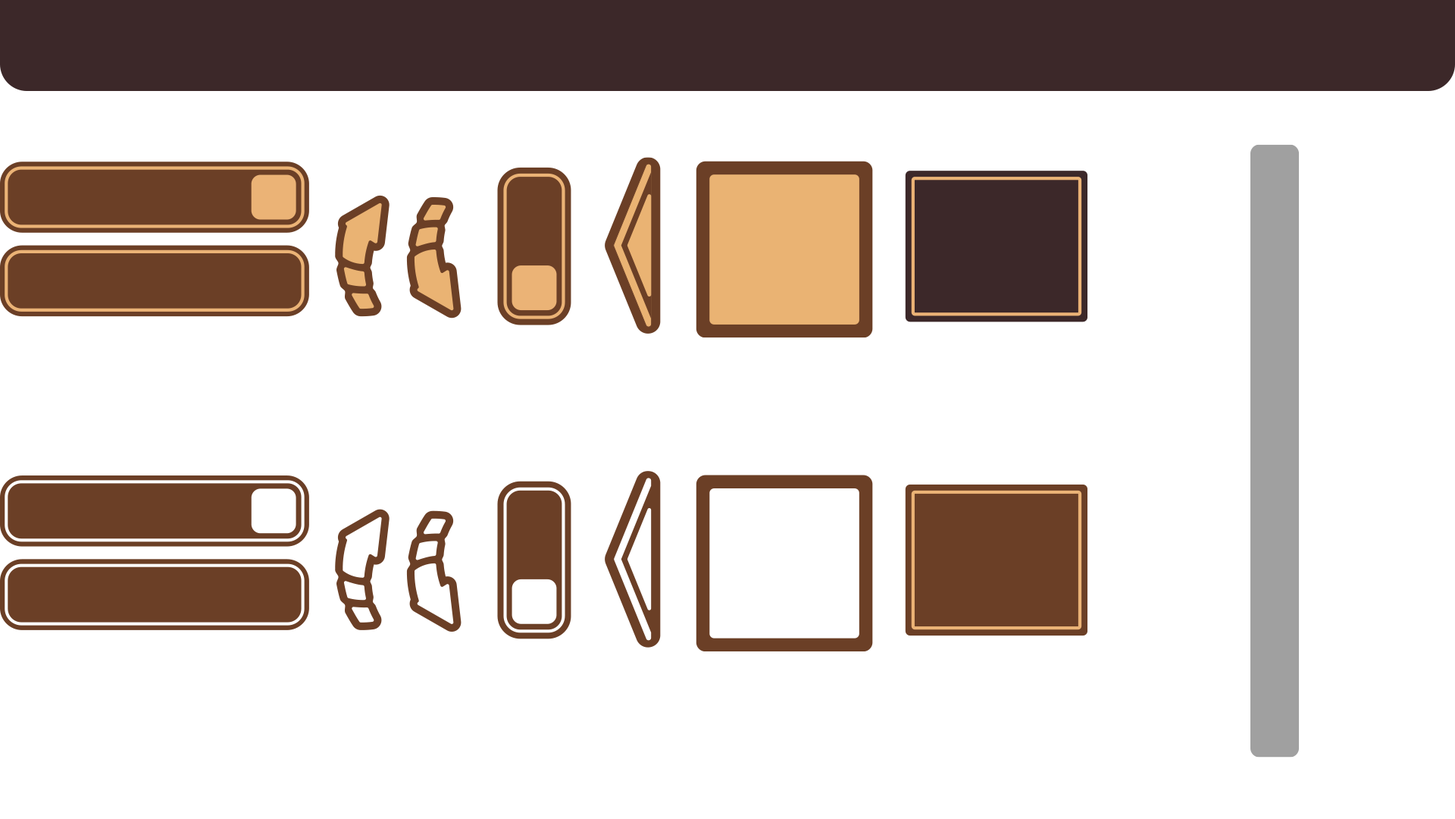
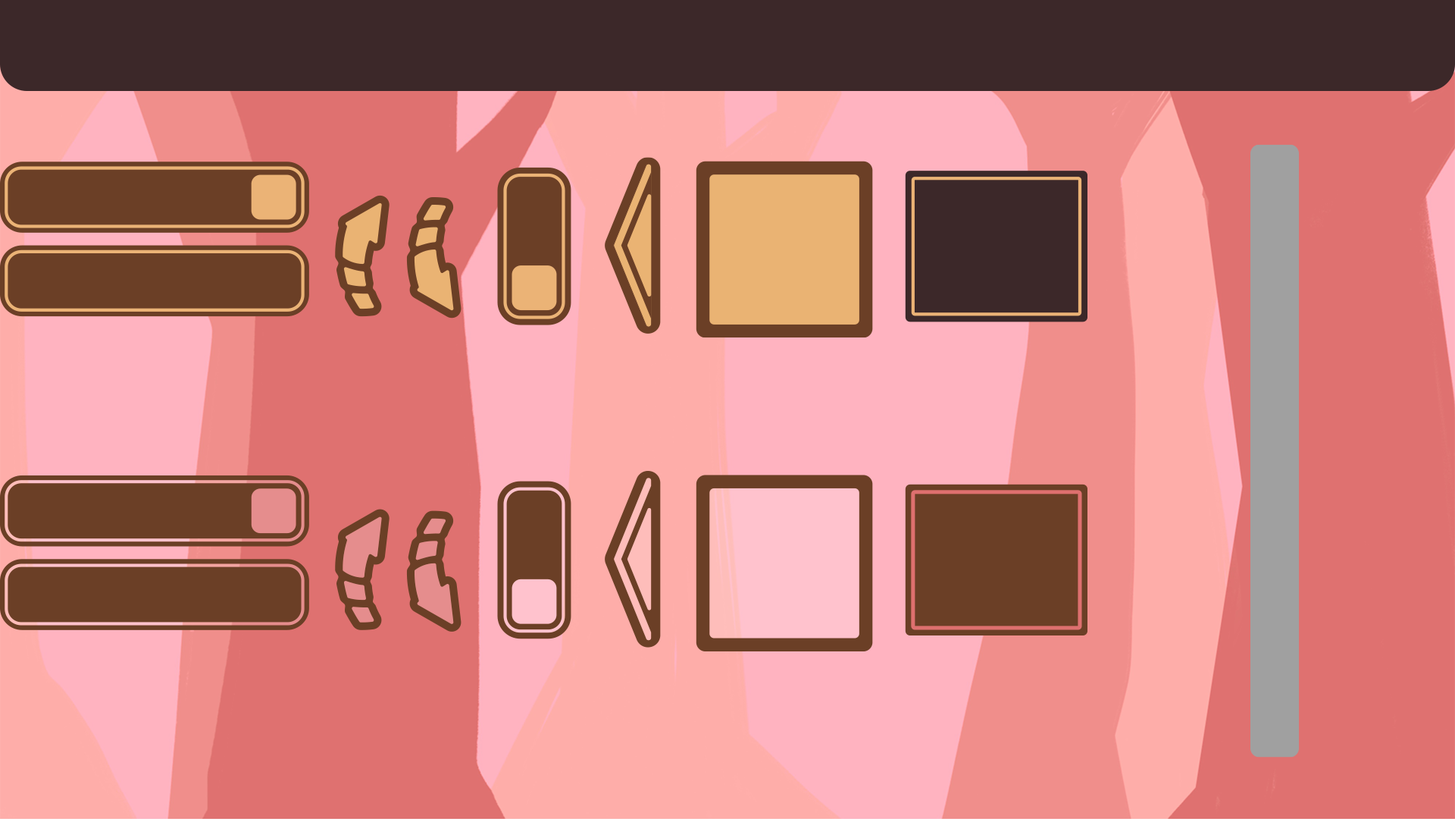
Layers edited between the first and the second 1455×819 image:
moved "Assets" above "Assets_Trans" over box(0, 156, 1088, 339)
painted on "Assets_Trans" over box(0, 470, 1088, 652)
added layer "red_bg" in group "画板 1" over box(0, 65, 1455, 819)
